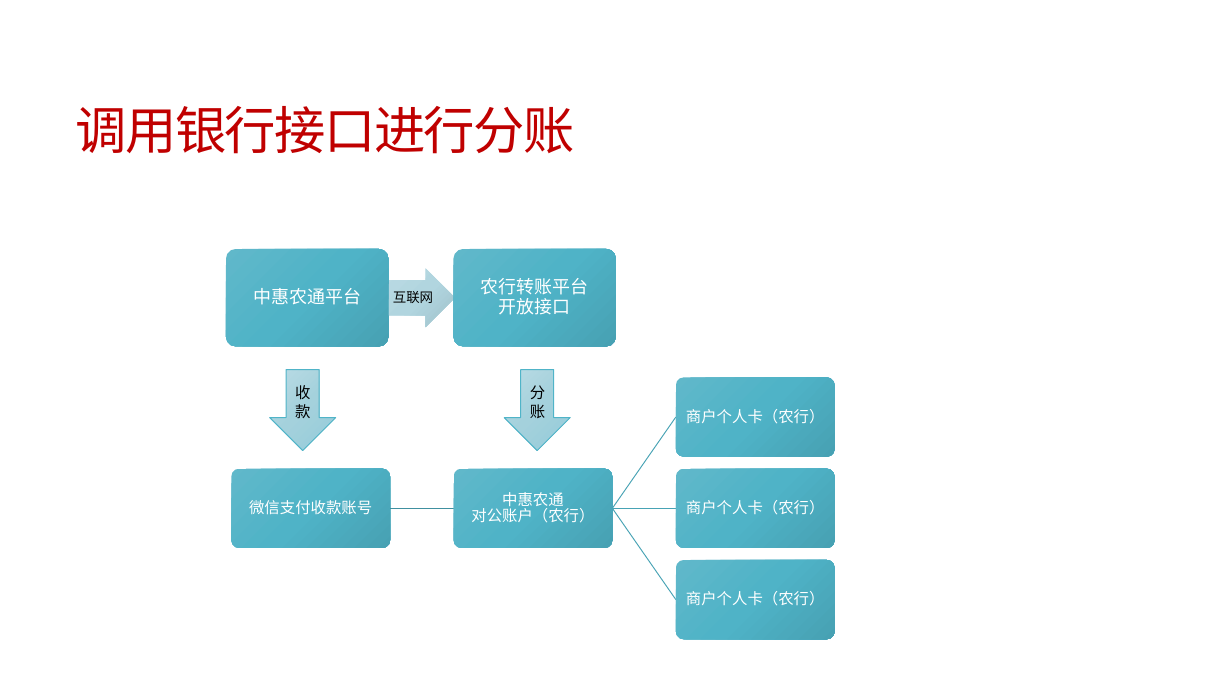
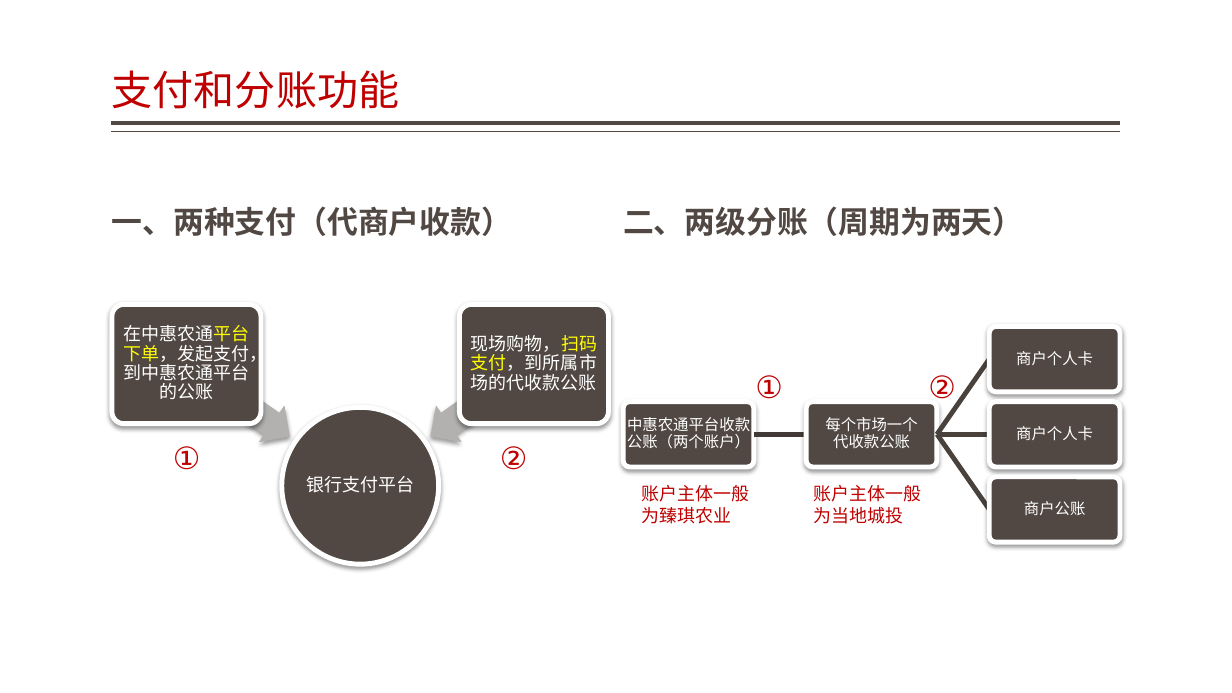
Before and after one commit to jzgi/chainsmart, a slide deck: slide 26 of Docs/品链供销平台.pptx (slide 24 before the commit). Drawn at 1232x693 pixels with LibreOffice and Linux fonts; fonts in the diff are those of the drawing. Boxes give left, top, right and bottom in pixels: in the first picture for what was removed or moved away, otherwise in the second. Text is boxed around its words. In the diff, an @@ line names an element or a change of style, - is before the commit and + after.

```diff
--- a/Docs/品链供销平台.pptx
+++ b/Docs/品链供销平台.pptx
@@ title "支付和分账功能" at <box>112,70,400,109</box>: vertical alignment middle to bottom @@
@@ title at <box>112,70,400,109</box>: text changed; size 40 to 32 pt @@
-调用银行接口进行分账
+支付和分账功能
@@ line added from (1121, 123) to (112, 123), #514843 3 pt @@
@@ line added from (1121, 132) to (112, 132), #514843 1 pt @@
@@ text added at <box>112,206,512,236</box>, 24 pt, text #514843, bold @@
+一、两种支付（代商户收款）
@@ text added at <box>623,206,1023,236</box>, 24 pt, text #514843, bold @@
+二、两级分账（周期为两天）
@@ group removed at <box>226,249,589,347</box>: 3 texts, 1 rounded rectangle, 1 right arrow @@
-中惠农通平台
-互联网
-农行转账平台
-开放接口
@@ rounded rectangle at <box>459,304,608,423</box>: fill gradient #61B9CB to #50B4C8 to #48A2B4 to #514843; outline none to #FFFFFF 3.82 pt; shadow on @@
@@ rounded rectangle: place and size @@
-rounded rectangle at <box>454,249,616,347</box>
+rounded rectangle at <box>459,304,608,423</box>
@@ group added at <box>112,304,597,565</box>: 3 texts, 2 left arrows, 1 ellipse, 1 rounded rectangle @@
+银行支付平台
+在中惠农通平台下单，发起支付，到中惠农通平台的公账
+现场购物，扫码支付，到所属市场的代收款公账
@@ text at <box>1016,351,1093,365</box>: text changed @@
-商户个人卡（农行）
+商户个人卡
@@ down arrow removed at <box>270,370,335,451</box> @@
-收款
@@ down arrow removed at <box>505,370,570,451</box> @@
-分账
@@ text added at <box>755,375,956,404</box>, 24 pt, text #C00000 @@
+① ②
@@ rounded rectangle: place and size @@
-rounded rectangle at <box>676,377,835,457</box>
+rounded rectangle at <box>623,402,754,468</box>
@@ rounded rectangle at <box>623,402,754,468</box>: fill gradient #61B9CB to #50B4C8 to #48A2B4 to #514843; outline none to #FFFFFF 3.82 pt; shadow on @@
@@ text at <box>627,417,750,449</box>: text changed @@
-中惠农通
-对公账户（农行）
+中惠农通平台收款公账（两个账户）
@@ text added at <box>173,446,528,470</box>, 24 pt, text #C00000 @@
+① ②
@@ text at <box>1016,426,1093,440</box>: text changed @@
-商户个人卡（农行）
+商户个人卡
@@ text added at <box>642,485,750,524</box>, 14 pt, text #C00000 @@
+账户主体一般为臻琪农业
@@ text added at <box>814,485,922,524</box>, 14 pt, text #C00000 @@
+账户主体一般为当地城投
@@ group added at <box>754,326,1121,543</box>: 4 freeform shapes, 4 rounded rectangles, 2 texts @@
+每个市场一个
+代收款公账
+商户公账
@@ group removed at <box>231,416,835,640</box>: 4 rounded rectangles, 4 freeform shapes, 2 texts @@
-微信支付收款账号
-商户个人卡（农行）
```
Also in this commit, not shown: 24 other slides changed, 2 slides added, 11 other files.
